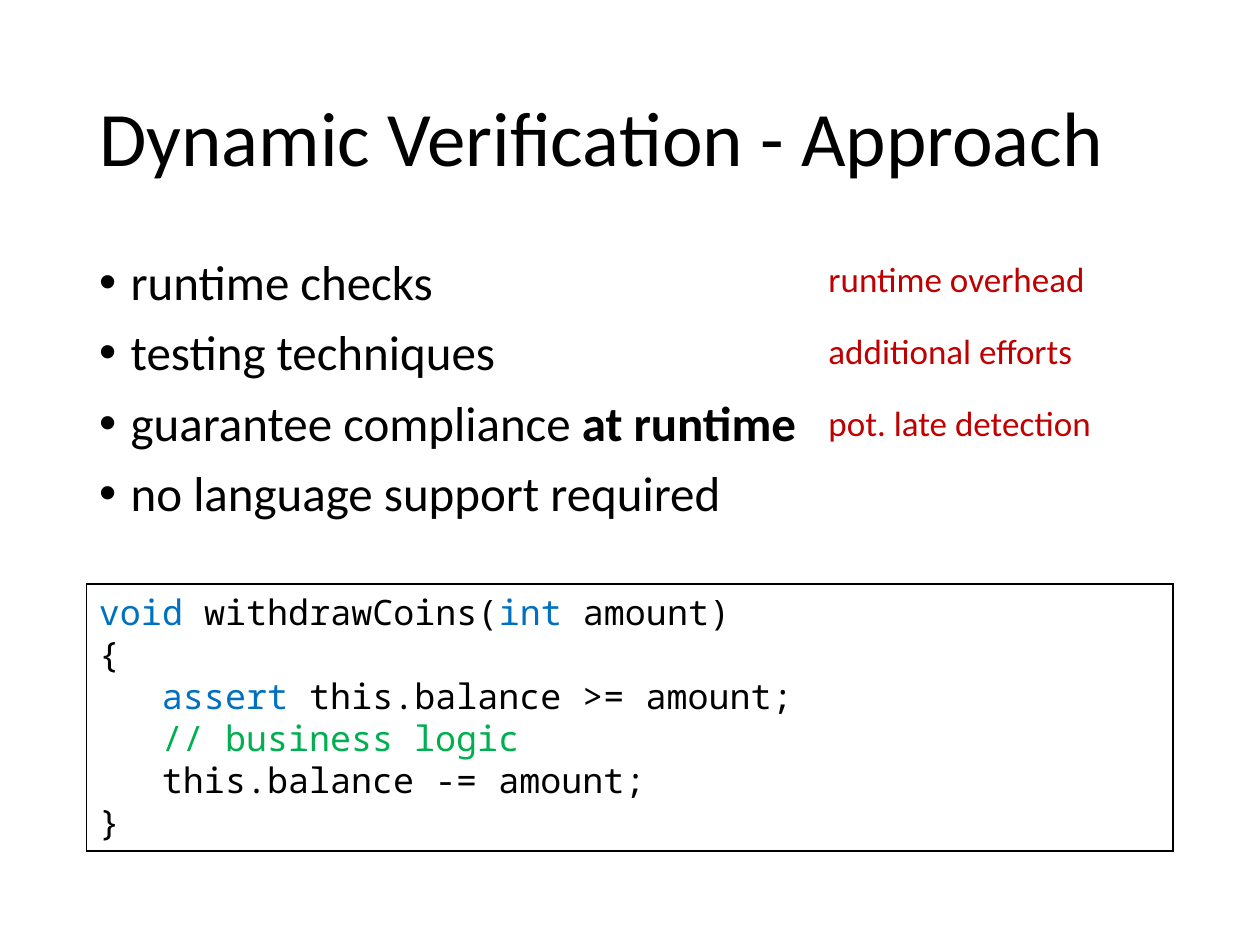
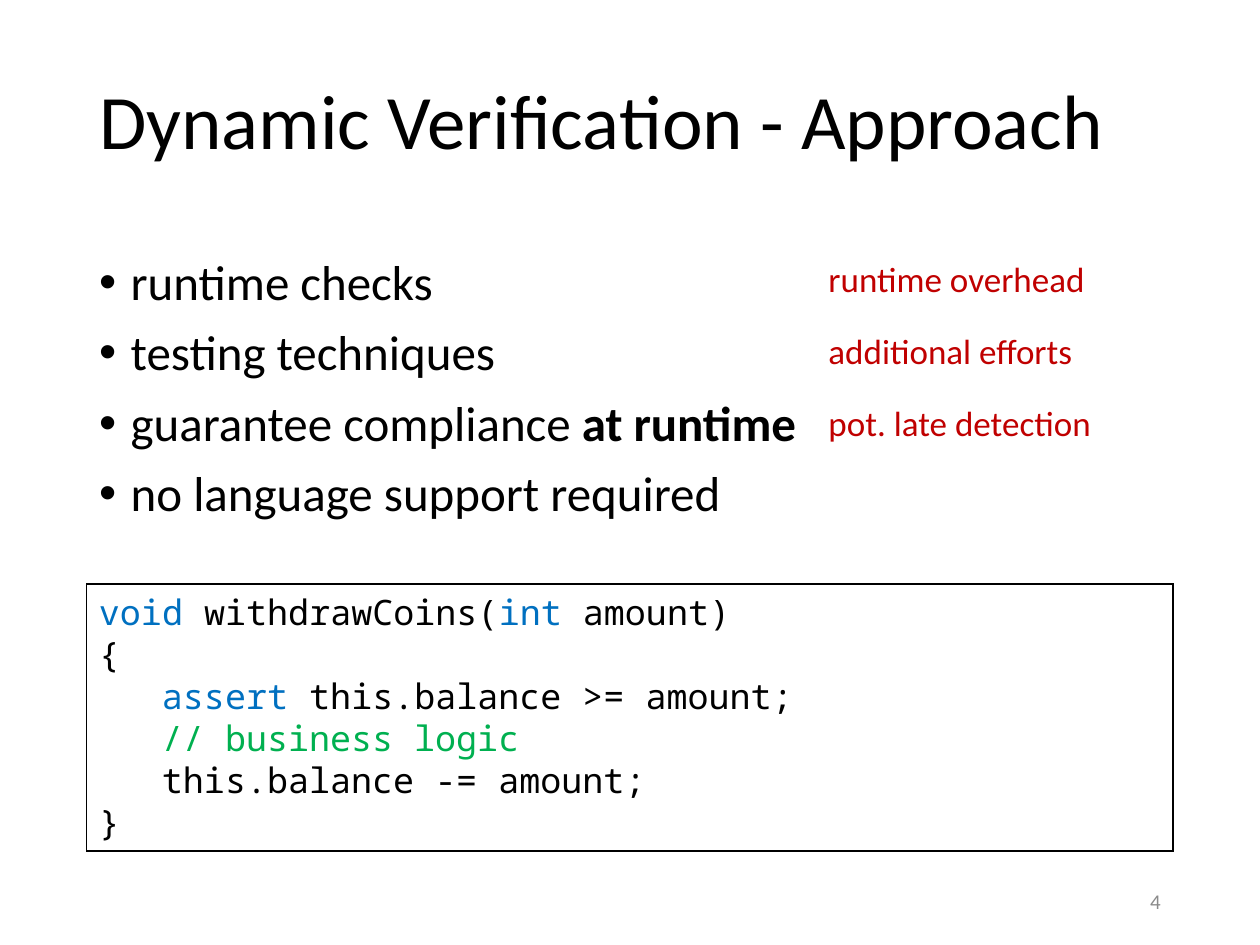
Before and after one commit to olydis/GradVerThesis, a slide deck: slide 4 of presentation/PLunch.pptx. Drawn at 1260x945 pixels with LibreOffice and Linux fonts; fonts in the diff are those of the drawing. Boxes give left, top, right and bottom in pixels: in the first picture for what was removed or moved away, otherwise in the second. Text is boxed around its words. In the diff, an @@ line names an element or a change of style, - is before the commit and + after.

```diff
--- a/presentation/PLunch.pptx
+++ b/presentation/PLunch.pptx
@@ title "Dynamic Verification - Approach": place and size @@
-title "Dynamic Verification - Approach" at box(99, 112, 1102, 179)
+title "Dynamic Verification - Approach" at box(99, 95, 1102, 162)
@@ page number added at box(1150, 895, 1161, 909), 12 pt, text #8C8C8C @@
+4
```
Also in this commit, not shown: 8 other slides changed, 2 slides added, 7 other files.
